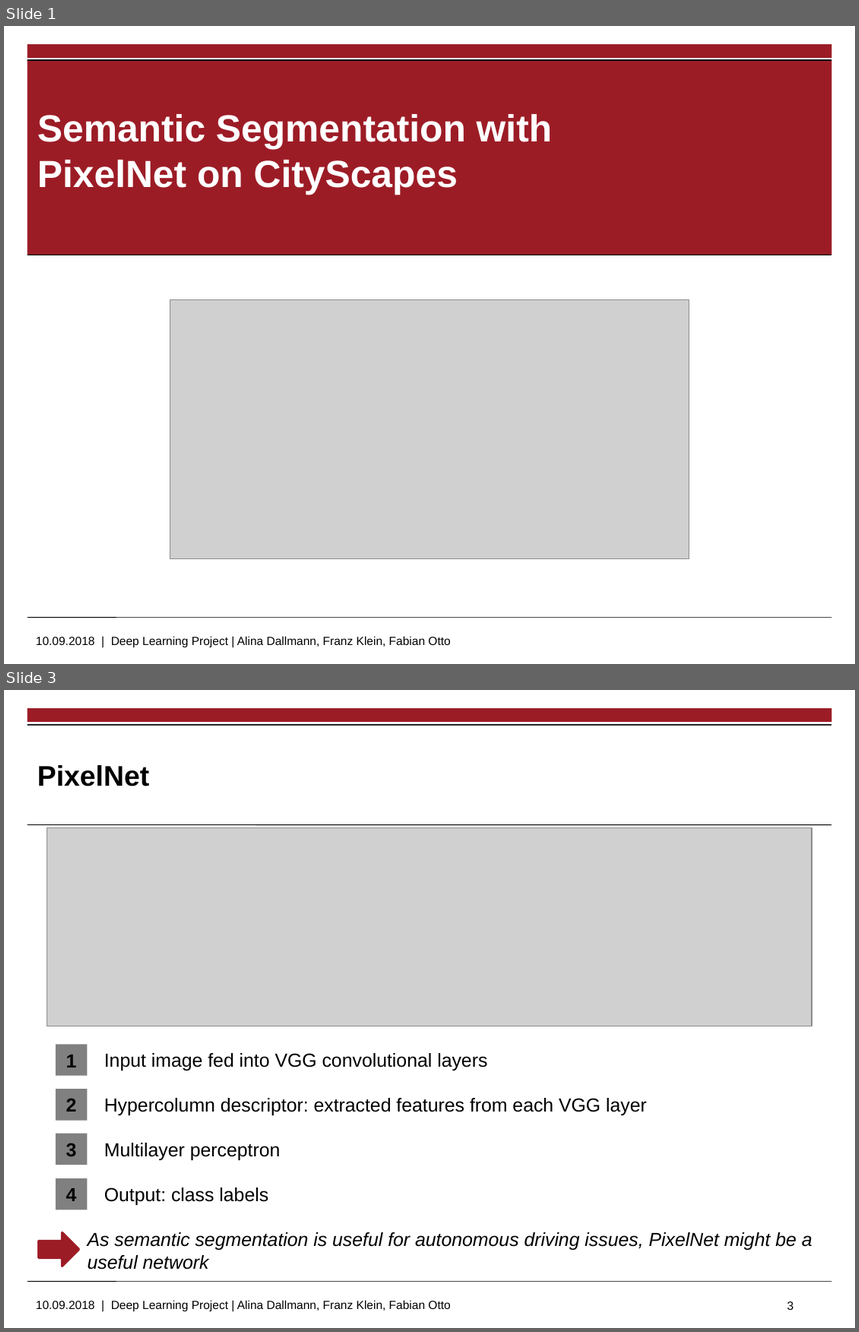
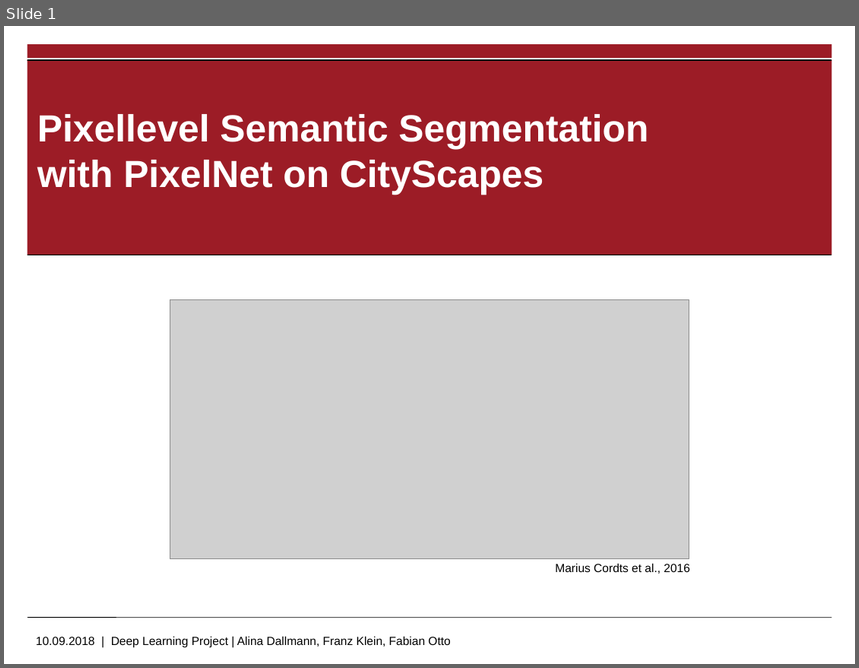
Before and after one commit to ottofabian/DeepLearning_Project, a slide deck: Project Presentation.pptx. Shown one above the other, each under a label of ours: slides 1 and 3 before the commit, slide 1 after it; the slides between them are not shown. The pictures are 859x1332 and 859x668 pixels, drawn with LibreOffice and Linux fonts; fonts in the diff are those of the drawing; grey boxes stand for pictures; background and template pictures are left out. Boxes give left, top, right and bottom in pixels: in the first picture for what was removed or moved away, otherwise in the second. Text is boxed around its words. In the diff, an @@ line names an element or a change of style, - is before the commit and + after.

```diff
--- a/Project Presentation.pptx
+++ b/Project Presentation.pptx
@@ slide 3 removed at [4, 690, 855, 1328], background #FFFFFF; not listed: 3 template elements that a slide beside it also shows @@
@@ rectangle removed at [27, 724, 832, 726] @@
@@ title removed at [37, 765, 149, 787] @@
-PixelNet
@@ line removed from (27, 825) to (832, 825) @@
@@ picture removed at [47, 828, 812, 1026] @@
@@ rectangle removed at [56, 1044, 88, 1075] @@
-1
@@ text removed at [104, 1053, 487, 1071] @@
-Input image fed into VGG convolutional layers
@@ rectangle removed at [56, 1089, 88, 1121] @@
-2
@@ text removed at [104, 1098, 647, 1116] @@
-Hypercolumn descriptor: extracted features from each VGG layer
@@ rectangle removed at [56, 1134, 88, 1165] @@
-3
@@ text removed at [104, 1143, 281, 1160] @@
-Multilayer perceptron
@@ rectangle removed at [56, 1179, 88, 1210] @@
-4
@@ text removed at [104, 1188, 268, 1205] @@
-Output: class labels
@@ right arrow removed at [39, 1233, 79, 1266] @@
@@ text removed at [88, 1233, 813, 1270] @@
-As semantic segmentation is useful for autonomous driving issues, PixelNet might be a useful network
@@ page number removed at [788, 1302, 794, 1310] @@
-3
@@ slide 1 changed as well @@
@@ title at [37, 114, 648, 195]: text changed @@
-Semantic Segmentation with PixelNet on CityScapes
+Pixellevel Semantic Segmentation with PixelNet on CityScapes
@@ text added at [555, 563, 690, 574], 10 pt, text #000000 @@
+Marius Cordts et al., 2016
```
Also in this commit, not shown: 2 other slides changed, 7 slides added, 6 other slides removed, 1 other file.
